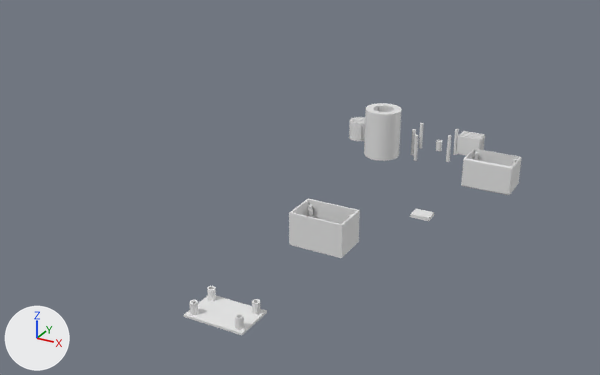
The Blender file czujnik/podelkoczujnik.blend as it was, and as the next commit left it.
The view is the same before and after, from a camera (50 mm lens) standing at (220.0, -515.0, 261.0) and looking at (-49.0, -26.0, 16.0). Arrows for +X, +Y and +Z are at lower left; the lights stay in place.
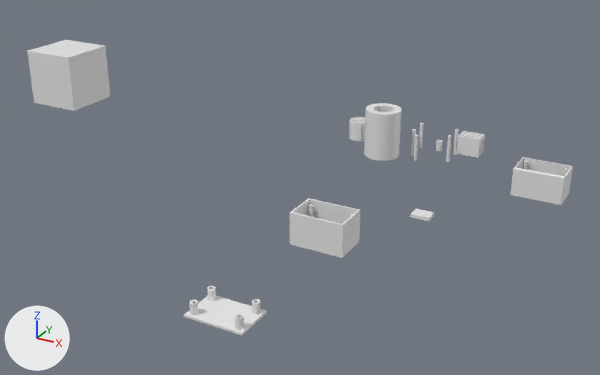
Where the change shows, as pixel boxes (x1, y1, x2, y2) in the pictures (600 x 375 px):
'Cube.006', added: after (27, 40, 110, 111)
'Cube.001', moved: before (461, 149, 522, 195); after (510, 157, 573, 206)

Patch to the scene script:
```diff
--- a/czujnik/podelkoczujnik.blend.py
+++ b/czujnik/podelkoczujnik.blend.py
@@ me_cube_007 @@
+me_cube_007.from_pydata(...)  # a box spanning x -20.2..20.2, y -20.2..20.2, z -20.2..20.2
@@ ob_cube_001 @@
 ob_cube_001 = bpy.data.objects.new('Cube.001', me_cube_002)
-ob_cube_001.location = (54.6, 108.7, 0.0)
+ob_cube_001.location = (95.2, 108.7, 0.0)
@@ ob_cube_006 @@
+ob_cube_006 = bpy.data.objects.new('Cube.006', me_cube_007)
+ob_cube_006.location = (-232.3, -57.3, 84.1)
```
